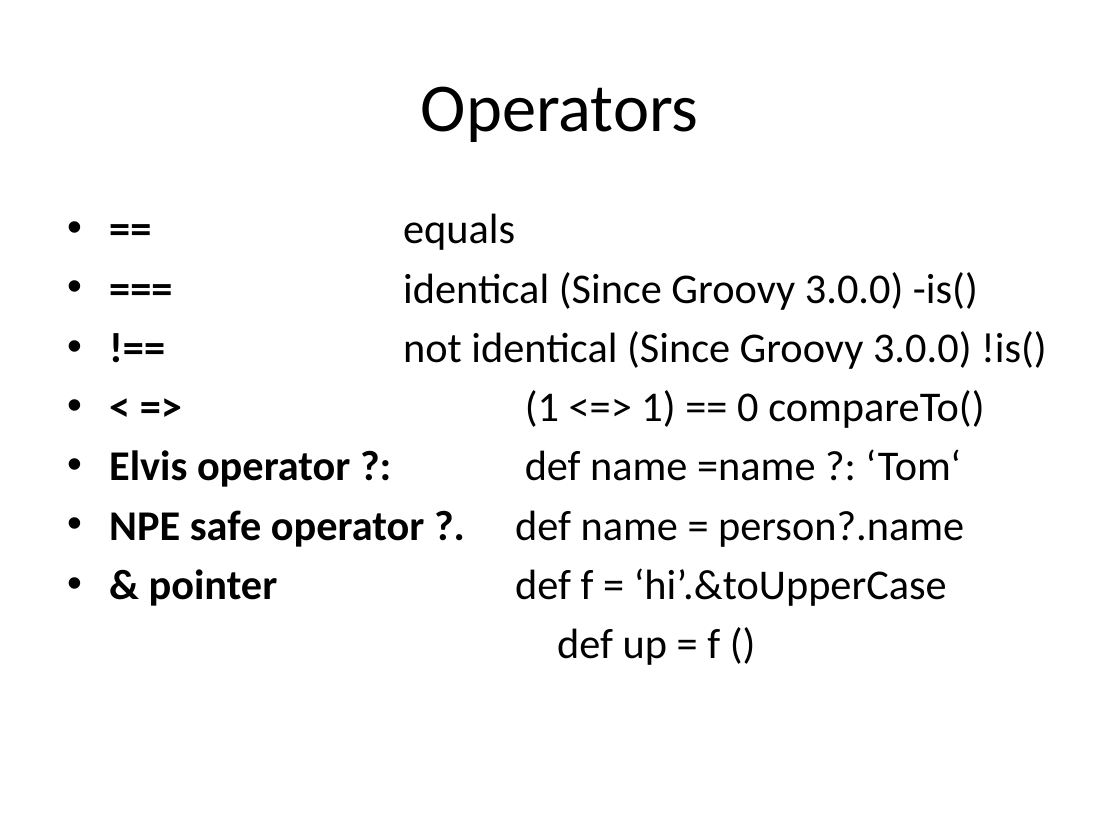
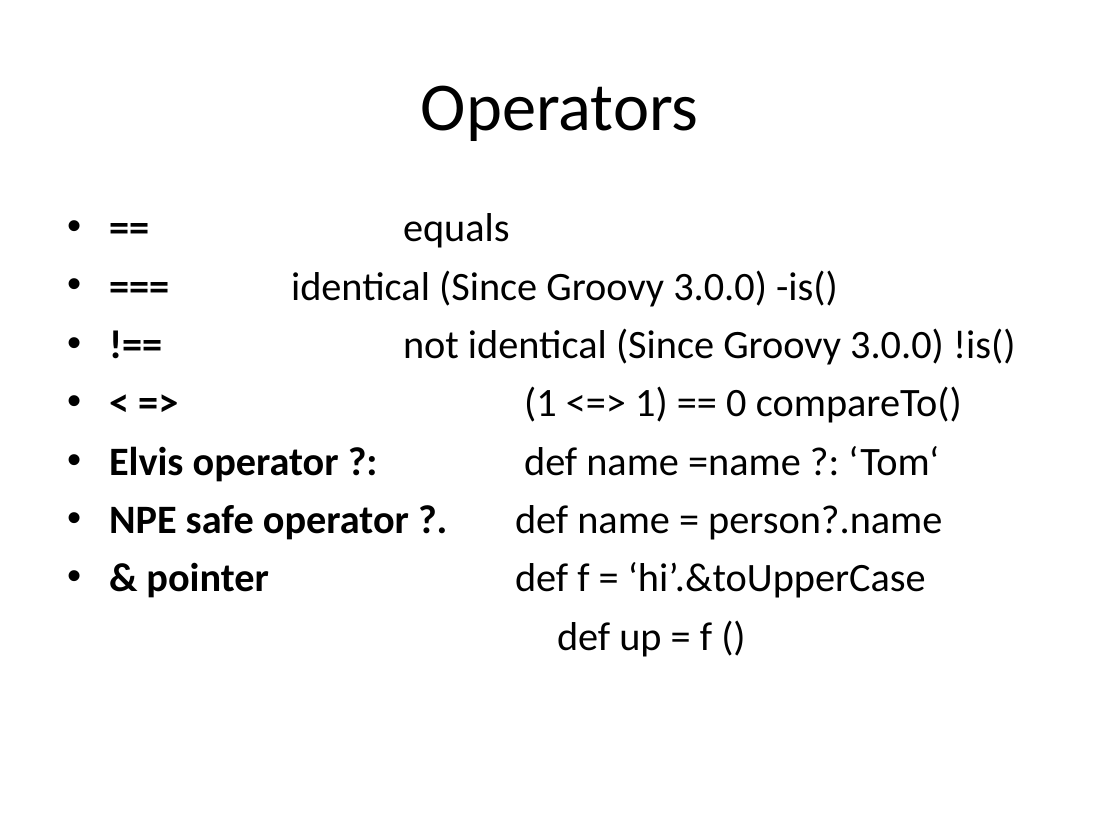
Before and after one commit to KZaharow/groovy, a slide deck: slide 8 of lets groovy.pptx. Drawn at 1120x840 pixels with LibreOffice and Linux fonts; fonts in the diff are those of the drawing; background and template pictures are left out. Boxes give left, top, right and bottom in pixels: in the first picture for what was removed or moved away, otherwise in the second. Text is boxed around its words. In the diff, an @@ line names an element or a change of style, - is before the commit and + after.

```diff
--- a/lets groovy.pptx
+++ b/lets groovy.pptx
@@ text "== equals" at (109,213,1016,657): size 27.2 to 25.9 pt; indent changed @@
```
Also in this commit, not shown: 10 other slides changed, 4 slides added, 3 other files.
